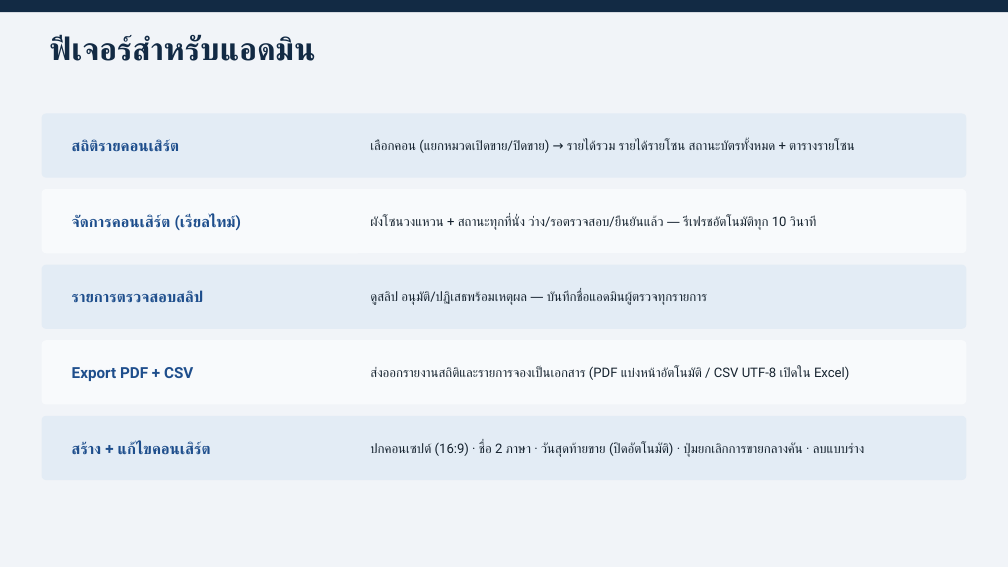
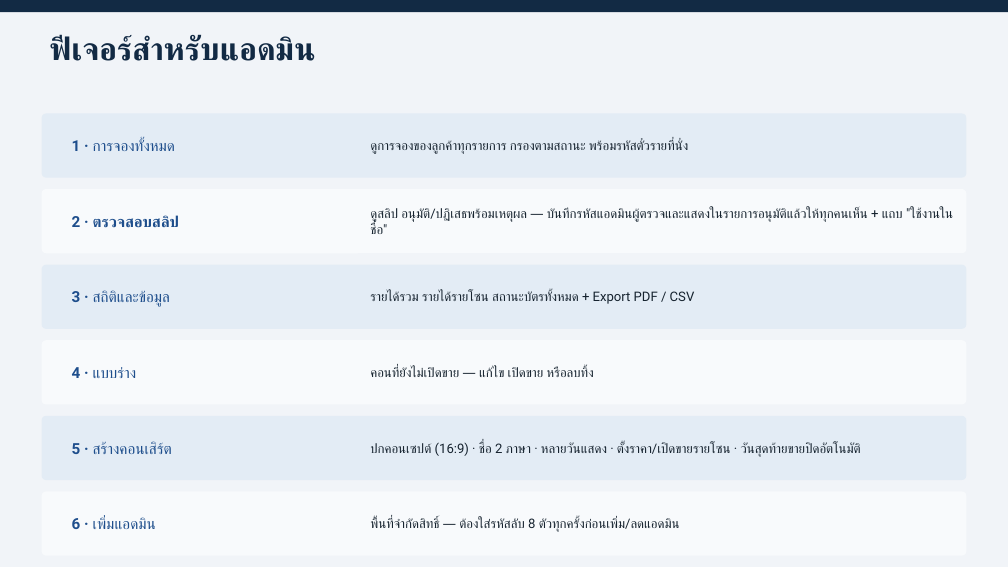
Before and after one commit to yadaint/CE385, a slide deck: slide 11 of Project Concert Booking/BOOKING-TICKET-CONCERT-presentation.pptx (slide 8 before the commit). Drawn at 1008x567 pixels with LibreOffice and Linux fonts; fonts in the diff are those of the drawing. Boxes give left, top, right and bottom in pixels: in the first picture for what was removed or moved away, otherwise in the second. Text is boxed around its words. In the diff, an @@ line names an element or a change of style, - is before the commit and + after.

```diff
--- a/Project Concert Booking/BOOKING-TICKET-CONCERT-presentation.pptx
+++ b/Project Concert Booking/BOOKING-TICKET-CONCERT-presentation.pptx
@@ text at (72, 139, 175, 151): text changed @@
-สถิติรายคอนเสิร์ต
+1 · การจองทั้งหมด
@@ text at (370, 140, 688, 154): text changed @@
-เลือกคอน (แยกหมวดเปิดขาย/ปิดขาย) → รายได้รวม รายได้รายโซน สถานะบัตรทั้งหมด + ตารางรายโซน
+ดูการจองของลูกค้าทุกรายการ กรองตามสถานะ พร้อมรหัสตั๋วรายที่นั่ง
@@ text at (370, 206, 953, 234): text changed @@
-ผังโซนวงแหวน + สถานะทุกที่นั่ง ว่าง/รอตรวจสอบ/ยืนยันแล้ว — รีเฟรชอัตโนมัติทุก 10 วินาที
+ดูสลิป อนุมัติ/ปฏิเสธพร้อมเหตุผล — บันทึกรหัสแอดมินผู้ตรวจและแสดงในรายการอนุมัติแล้วให้ทุกคนเห็น + แถบ "ใช้งานในชื่อ"
@@ text at (72, 215, 180, 228): text changed @@
-จัดการคอนเสิร์ต (เรียลไทม์)
+2 · ตรวจสอบสลิป
@@ text at (72, 290, 170, 307): text changed @@
-รายการตรวจสอบสลิป
+3 · สถิติและข้อมูล
@@ text at (370, 291, 695, 304): text changed @@
-ดูสลิป อนุมัติ/ปฏิเสธพร้อมเหตุผล — บันทึกชื่อแอดมินผู้ตรวจทุกรายการ
+รายได้รวม รายได้รายโซน สถานะบัตรทั้งหมด + Export PDF / CSV
@@ text at (72, 367, 137, 378): text changed @@
-Export PDF + CSV
+4 · แบบร่าง
@@ text at (370, 367, 594, 377): text changed @@
-ส่งออกรายงานสถิติและรายการจองเป็นเอกสาร (PDF แบ่งหน้าอัตโนมัติ / CSV UTF-8 เปิดใน Excel)
+คอนที่ยังไม่เปิดขาย — แก้ไข เปิดขาย หรือลบทิ้ง
@@ text at (72, 441, 172, 454): text changed @@
-สร้าง + แก้ไขคอนเสิร์ต
+5 · สร้างคอนเสิร์ต
@@ text at (370, 442, 861, 457): text changed @@
-ปกคอนเซปต์ (16:9) · ชื่อ 2 ภาษา · วันสุดท้ายขาย (ปิดอัตโนมัติ) · ปุ่มยกเลิกการขายกลางคัน · ลบแบบร่าง
+ปกคอนเซปต์ (16:9) · ชื่อ 2 ภาษา · หลายวันแสดง · ตั้งราคา/เปิดขายรายโซน · วันสุดท้ายขายปิดอัตโนมัติ
@@ rounded rectangle added at (42, 492, 966, 556), fill #F8FAFC @@
@@ text added at (72, 517, 156, 529), 14.5 pt, text #1E4E8C, bold @@
+6 · เพิ่มแอดมิน
@@ text added at (370, 518, 680, 532), 12.5 pt, text #16232F @@
+พื้นที่จำกัดสิทธิ์ — ต้องใส่รหัสลับ 8 ตัวทุกครั้งก่อนเพิ่ม/ลดแอดมิน
```
Also in this commit, not shown: 4 other slides changed, 5 slides added, 1 slide removed, 55 other files.
